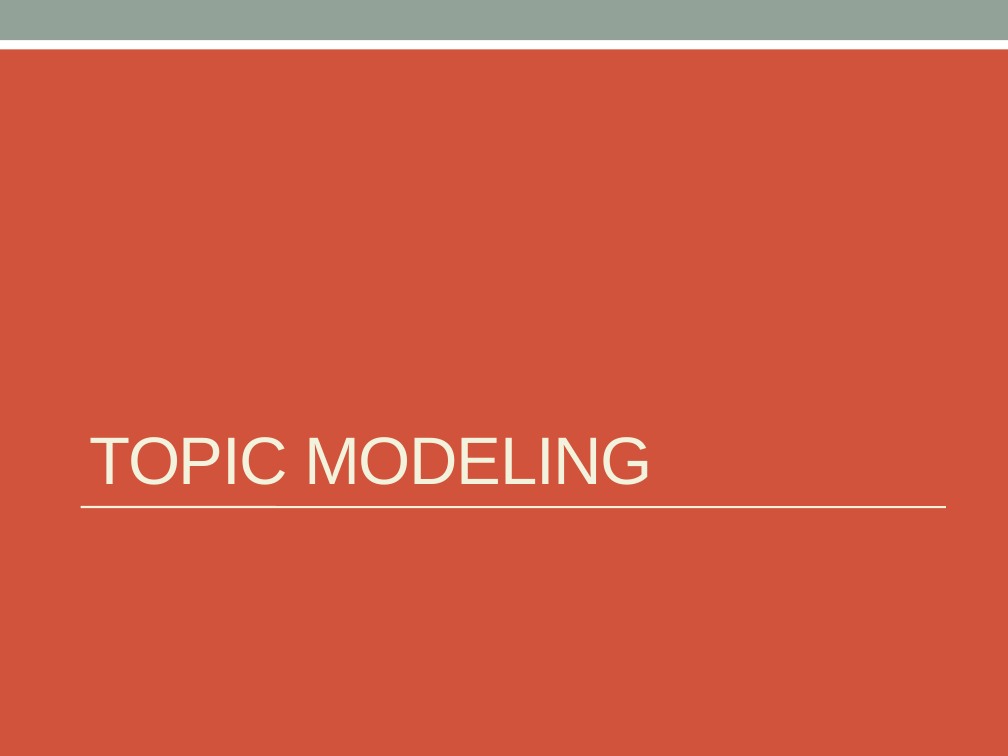
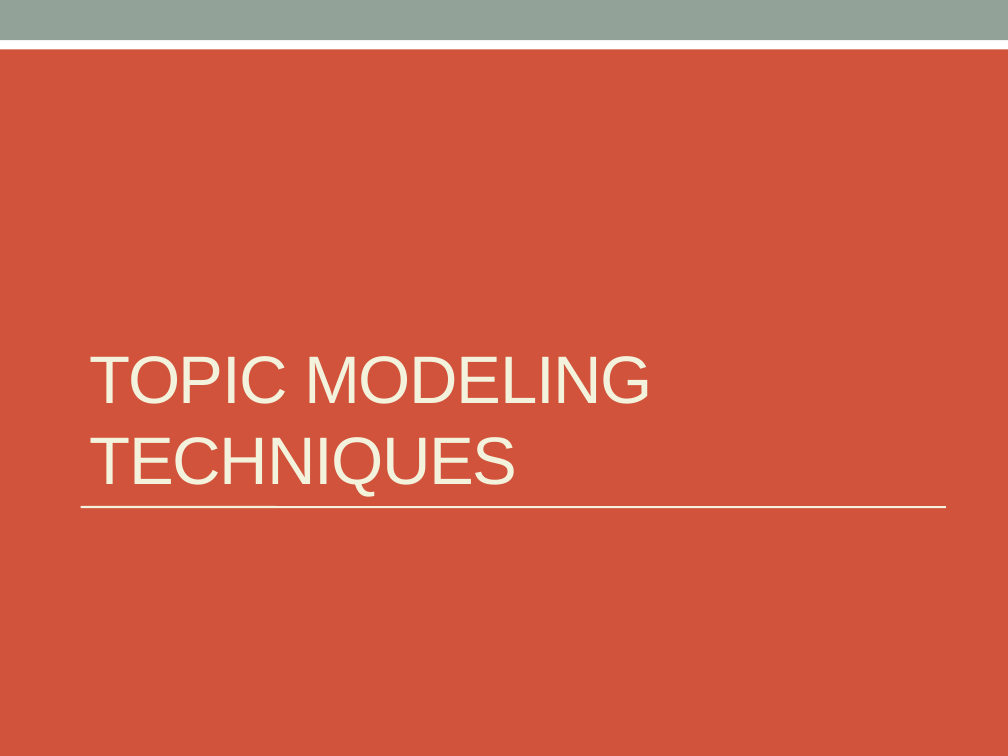
Before and after one commit to markheimann/Bayesian-ML, a slide deck: slide 6 of BMML_Presentation.pptx. Drawn at 1008x756 pixels with LibreOffice and Linux fonts; fonts in the diff are those of the drawing. Boxes give left, top, right and bottom in pixels: in the first picture for what was removed or moved away, otherwise in the second. Text is boxed around its words. In the diff, an @@ line names an element or a change of style, - is before the commit and + after.

```diff
--- a/BMML_Presentation.pptx
+++ b/BMML_Presentation.pptx
@@ title at <box>90,356,653,497</box>: text changed @@
-TOPIC MODELING
+TOPIC MODELING TECHNIQUES
```
Also in this commit, not shown: 6 other slides changed, 4 slides added.
